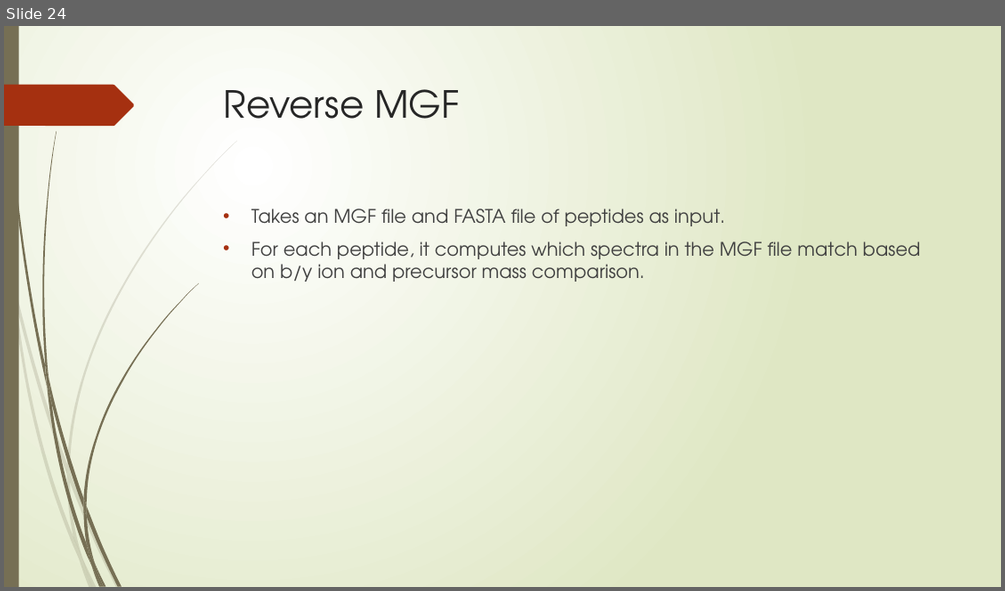
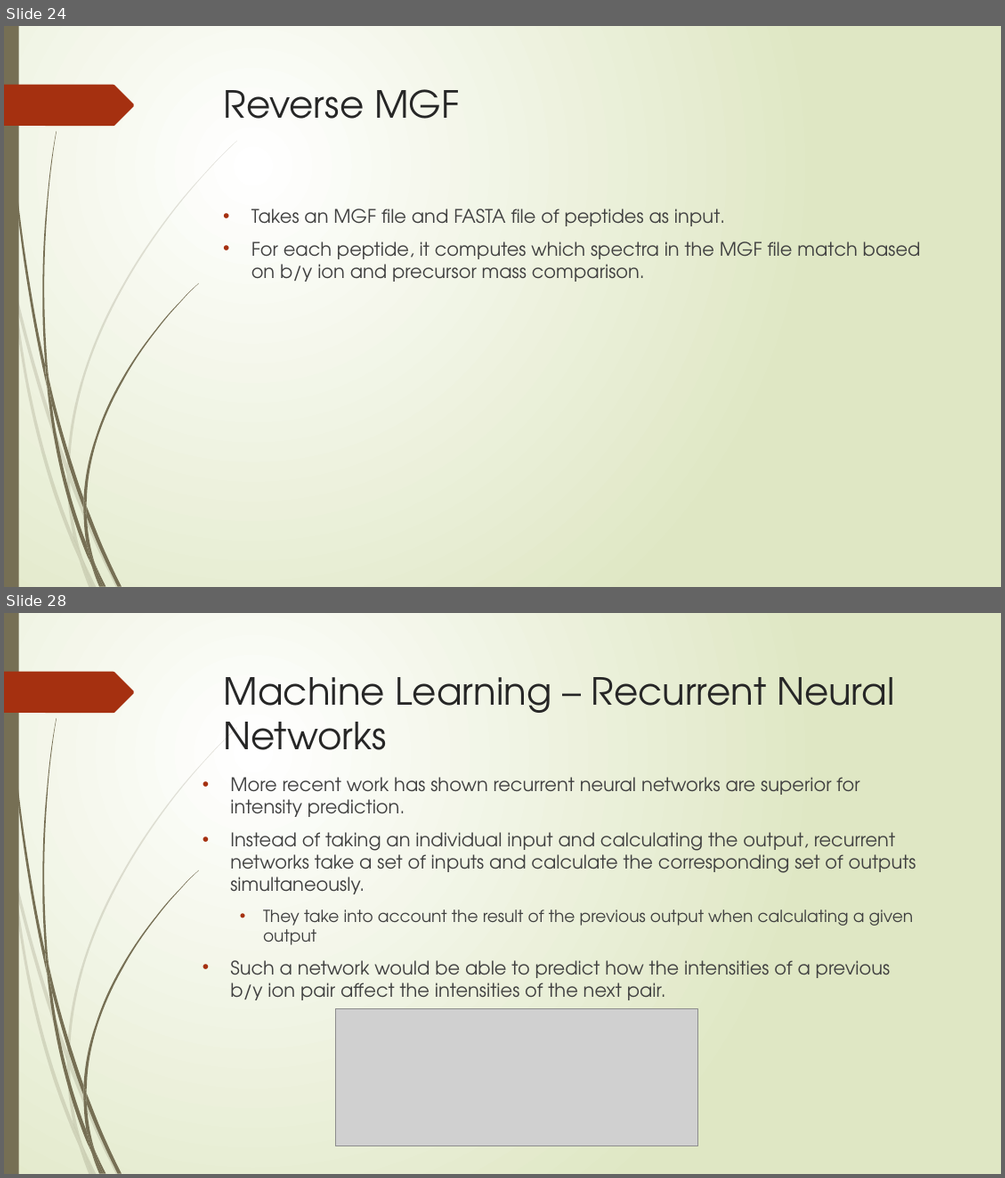
Before and after one commit to nhcha6/MersProject, a slide deck: SecondLabPresentation.pptx. Shown one above the other, each under a label of ours: slide 24 before the commit, slides 24 and 28 after it; the slides between them are not shown. The pictures are 1005x591 and 1005x1178 pixels, drawn with LibreOffice and Linux fonts; fonts in the diff are those of the drawing; grey boxes stand for pictures. Boxes give left, top, right and bottom in pixels: in the first picture for what was removed or moved away, otherwise in the second. Text is boxed around its words. In the diff, an @@ line names an element or a change of style, - is before the commit and + after.

```diff
--- a/SecondLabPresentation.pptx
+++ b/SecondLabPresentation.pptx
@@ slide 28 added at (x1=4, y1=613, x2=1001, y2=1174), background gradient #FFFFFF to #DFE8C4; not listed: 24 template elements that a slide beside it also shows @@
@@ title added at (x1=224, y1=677, x2=894, y2=750), 36 pt, text #262626 @@
+Machine Learning – Recurrent Neural Networks
@@ text added at (x1=230, y1=777, x2=916, y2=1000), 18 pt, text #404040 @@
+• More recent work has shown recurrent neural networks are superior for intensity prediction.
+• Instead of taking an individual input and calculating the output, recurrent networks take a set of inputs and calculate the corresponding set of outputs simultaneously.
+  • They take into account the result of the previous output when calculating a given output
+• Such a network would be able to predict how the intensities of a previous b/y ion pair affect the intensities of the next pair.
@@ picture added at (x1=335, y1=1008, x2=698, y2=1146) @@
```
Also in this commit, not shown: 5 slides changed, 4 other slides added, 1 slide removed.
